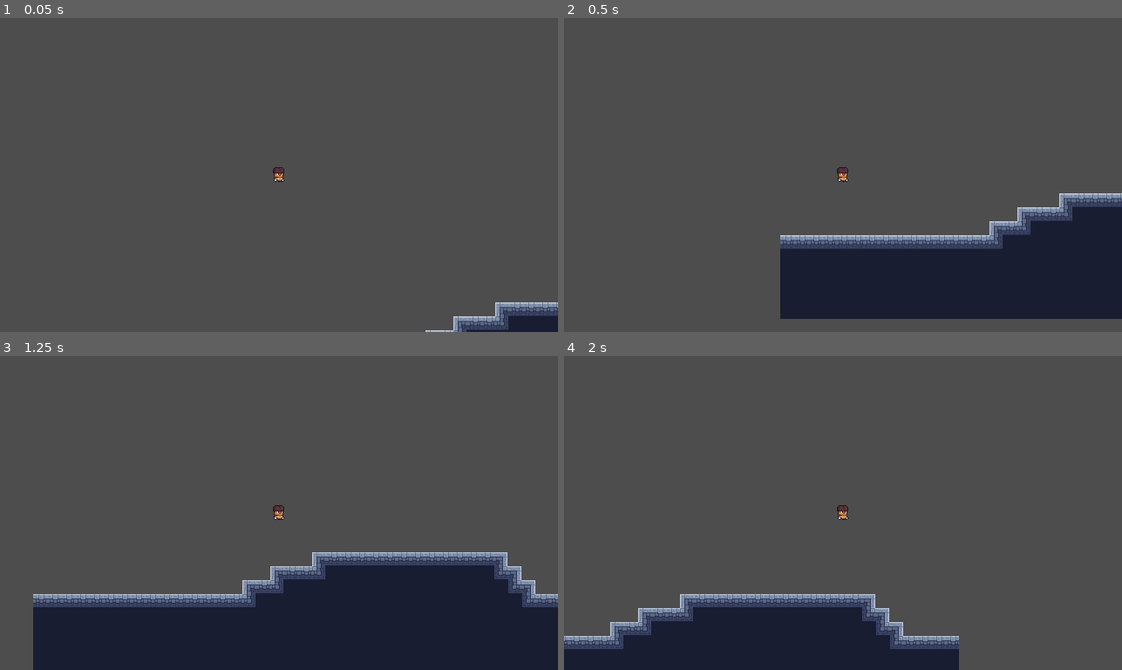
Above: before the commit, frames 1-4 (two rows, left to right).
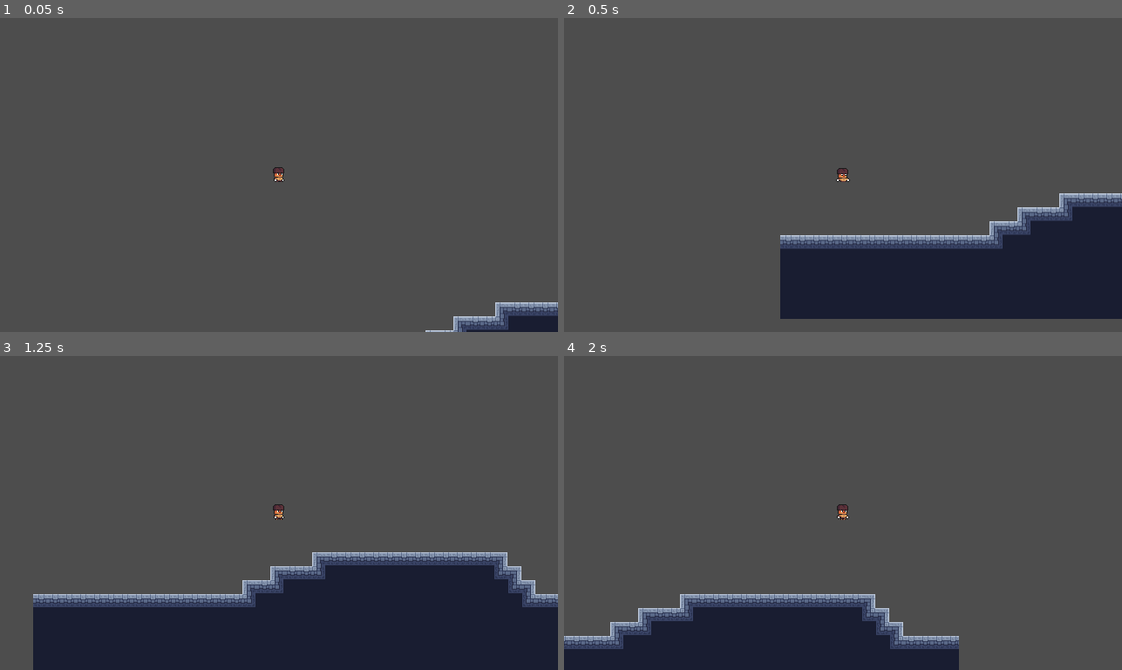
Above: after the commit, the same moments.

Repository: Heihei03/mini-jame-gam-38
Game: Godot game, scene res://Scenes/main.tscn
The game is run twice, just before and just after one commit, with the same random seed, the same clock (stepped at 60 frames per second) and the same inputs.
Inputs:
- Up to frame 1 (0.05 s): no input
- Up to frame 2 (0.5 s): no input
- Up to frame 3 (1.25 s): hold Right (right) from 0.53 s (still down); tap Up (jump) at 0.77 s
- Up to frame 4 (2 s): keep holding Right (right); tap Up (jump) at 1.52 s

Frame 1 is identical in both runs. In frame 2, less than 0.1% of the frame differs, in the area x 48-52%, y 47-53%; in frame 3, less than 0.1%; in frame 4, less than 0.1%.

Commit message:
Add idle and walk animations

Diff:
--- a/Scenes/player.tscn
+++ b/Scenes/player.tscn
@@ -31,6 +31,30 @@
 atlas = ExtResource("2_7c21i")
 region = Rect2(240, 0, 48, 48)
 
+[sub_resource type="AtlasTexture" id="AtlasTexture_x7b4v"]
+atlas = ExtResource("2_7c21i")
+region = Rect2(0, 48, 48, 48)
+
+[sub_resource type="AtlasTexture" id="AtlasTexture_qvtdu"]
+atlas = ExtResource("2_7c21i")
+region = Rect2(48, 48, 48, 48)
+
+[sub_resource type="AtlasTexture" id="AtlasTexture_g8aia"]
+atlas = ExtResource("2_7c21i")
+region = Rect2(96, 48, 48, 48)
+
+[sub_resource type="AtlasTexture" id="AtlasTexture_xju7o"]
+atlas = ExtResource("2_7c21i")
+region = Rect2(144, 48, 48, 48)
+
+[sub_resource type="AtlasTexture" id="AtlasTexture_2ojjy"]
+atlas = ExtResource("2_7c21i")
+region = Rect2(192, 48, 48, 48)
+
+[sub_resource type="AtlasTexture" id="AtlasTexture_vxee5"]
+atlas = ExtResource("2_7c21i")
+region = Rect2(240, 48, 48, 48)
+
 [sub_resource type="SpriteFrames" id="SpriteFrames_hfth0"]
 animations = [{
 "frames": [{
@@ -55,6 +79,29 @@
 "loop": true,
 "name": &"idle",
 "speed": 5.0
+}, {
+"frames": [{
+"duration": 1.0,
+"texture": SubResource("AtlasTexture_x7b4v")
+}, {
+"duration": 1.0,
+"texture": SubResource("AtlasTexture_qvtdu")
+}, {
+"duration": 1.0,
+"texture": SubResource("AtlasTexture_g8aia")
+}, {
+"duration": 1.0,
+"texture": SubResource("AtlasTexture_xju7o")
+}, {
+"duration": 1.0,
+"texture": SubResource("AtlasTexture_2ojjy")
+}, {
+"duration": 1.0,
+"texture": SubResource("AtlasTexture_vxee5")
+}],
+"loop": true,
+"name": &"walk",
+"speed": 5.0
 }]
 
 [node name="Player" type="CharacterBody2D"]
@@ -67,7 +114,7 @@
 
 [node name="Sprite" type="AnimatedSprite2D" parent="."]
 sprite_frames = SubResource("SpriteFrames_hfth0")
-animation = &"idle"
-frame_progress = 0.309533
+animation = &"walk"
+frame_progress = 0.956311
 
 [node name="Camera2D" type="Camera2D" parent="."]
--- a/Scripts/player.gd
+++ b/Scripts/player.gd
@@ -13,6 +13,9 @@
 
 # Called every frame. 'delta' is the elapsed time since the previous frame.
 func _process(delta):
+	if velocity.x == 0:
+		$Sprite.animation = "idle"
+
 	if not is_on_floor():
 		velocity.y += gravity * delta
 
@@ -22,5 +25,10 @@
 	if(Input.is_action_pressed("jump")&&is_on_floor()):
 		velocity.y = jump_velocity
 
+	if velocity.x != 0:
+		$Sprite.animation = "walk"
+		# See the note below about the following boolean assignment.
+		$Sprite.flip_h = velocity.x < 0
+	$Sprite.play()
 	move_and_slide()
 	pass
Not shown: 1 places in Scenes/player.tscn that only renumber resources
